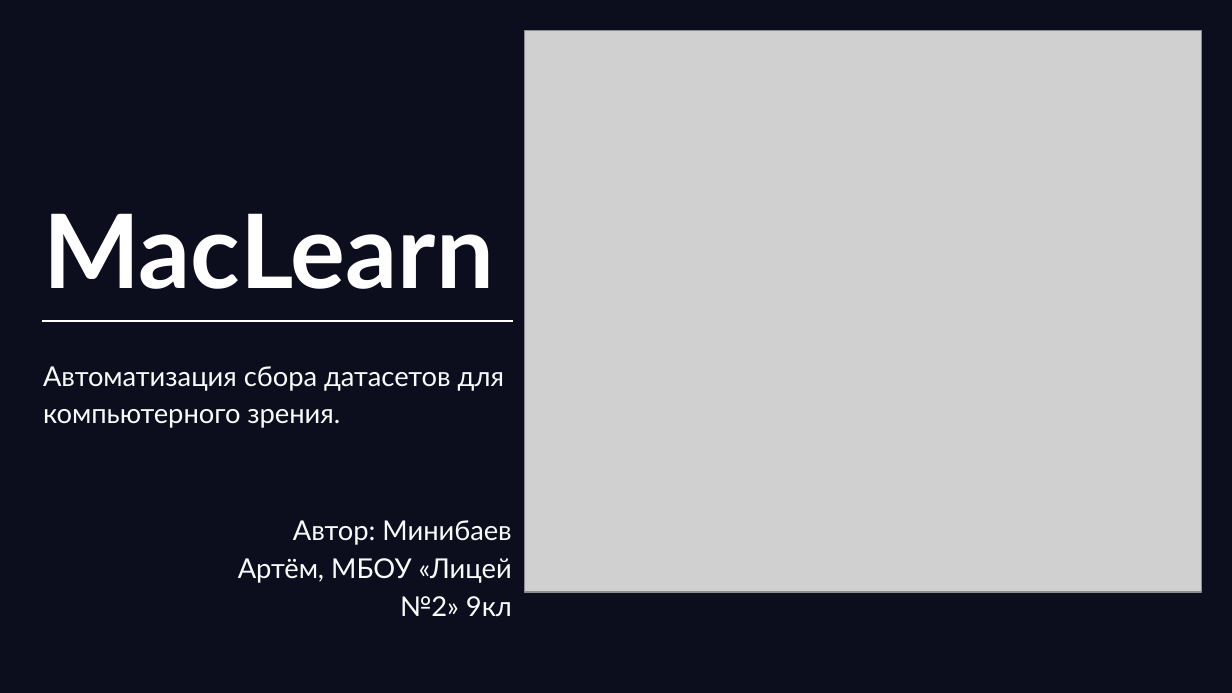
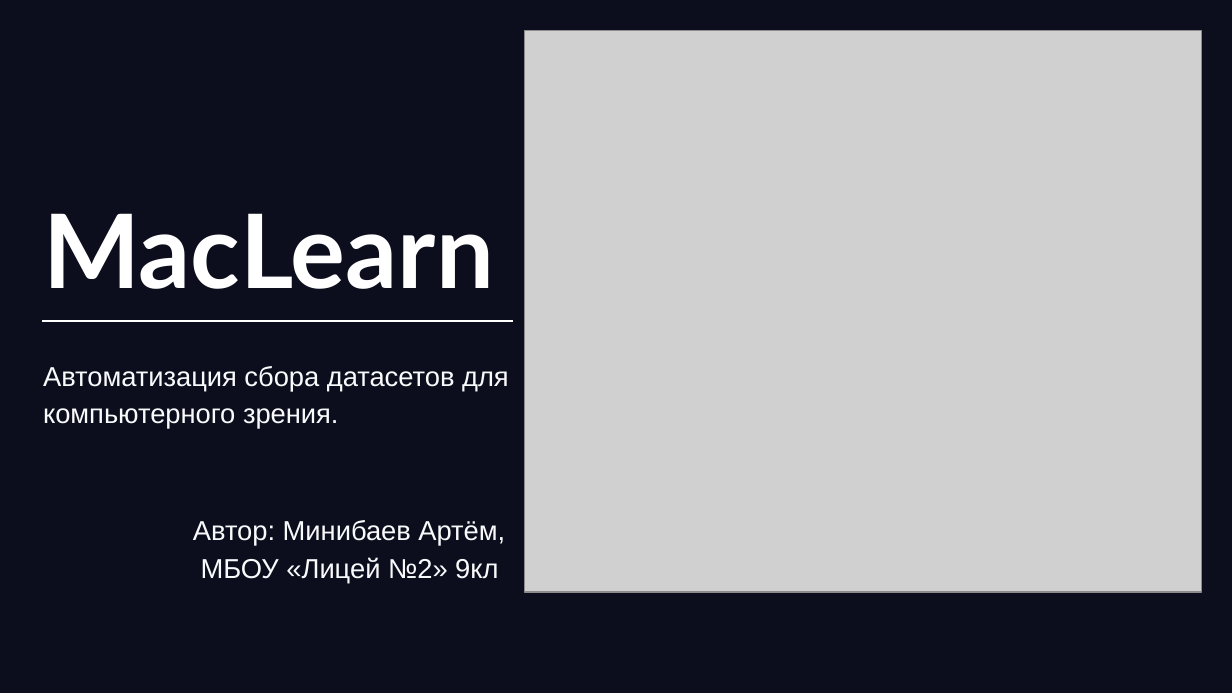
Before and after one commit to b1t0nese/MacLearn, a slide deck: slide 1 of doc/презентация.pptx. Drawn at 1232x693 pixels with LibreOffice and Linux fonts; fonts in the diff are those of the drawing; grey boxes stand for pictures; background and template pictures are left out. Boxes give left, top, right and bottom in pixels: in the first picture for what was removed or moved away, otherwise in the second. Text is boxed around its words. In the diff, an @@ line names an element or a change of style, - is before the commit and + after.

```diff
--- a/doc/презентация.pptx
+++ b/doc/презентация.pptx
@@ subtitle "Автоматизация сбора датасетов для компьютерного ..." at box(43, 366, 509, 429): font Lato to Arial @@
@@ text "Автор: Минибаев Артём, МБОУ «Лицей ...": place and size @@
-text "Автор: Минибаев Артём, МБОУ «Лицей ..." at box(238, 520, 512, 616)
+text "Автор: Минибаев Артём, МБОУ «Лицей ..." at box(193, 520, 505, 584)
@@ text "Автор: Минибаев Артём, МБОУ «Лицей ..." at box(193, 520, 505, 584): font Lato to Arial; alignment right to left @@
```
Also in this commit, not shown: 8 other slides changed, 1 slide added, 10 other files.
